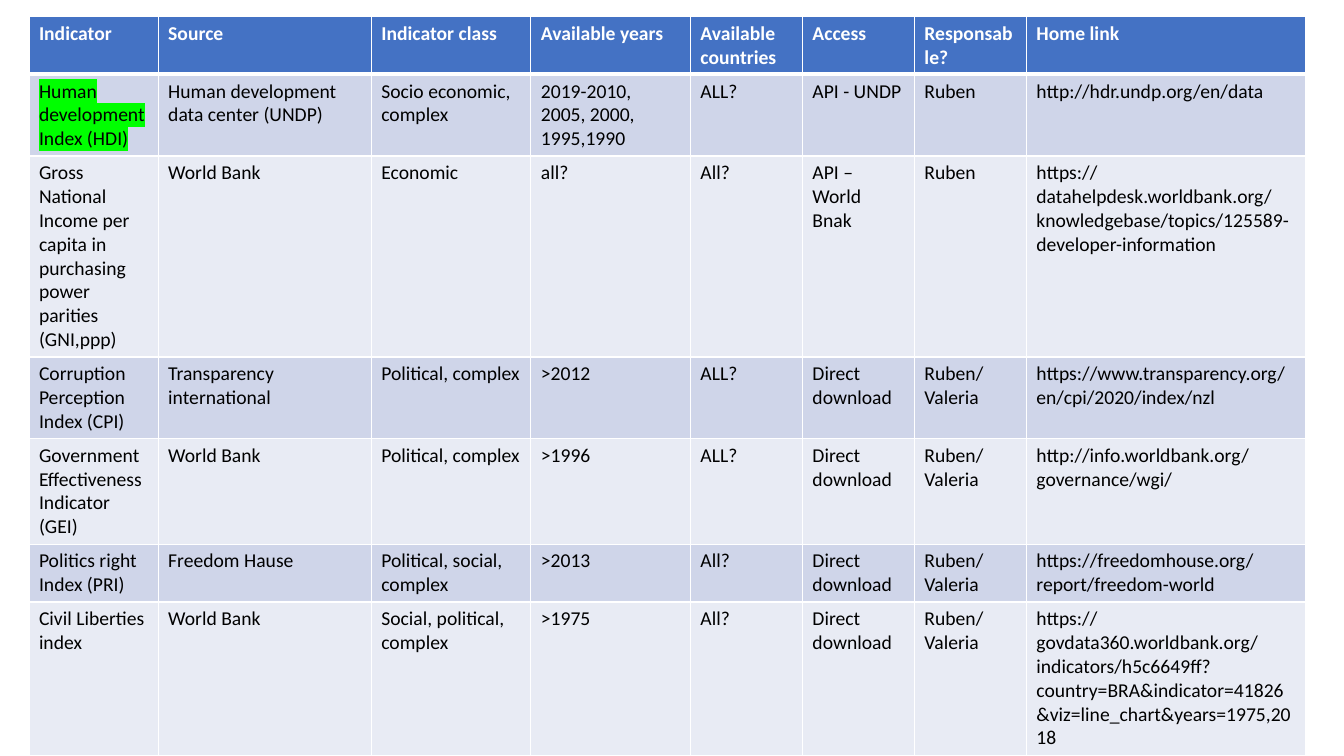
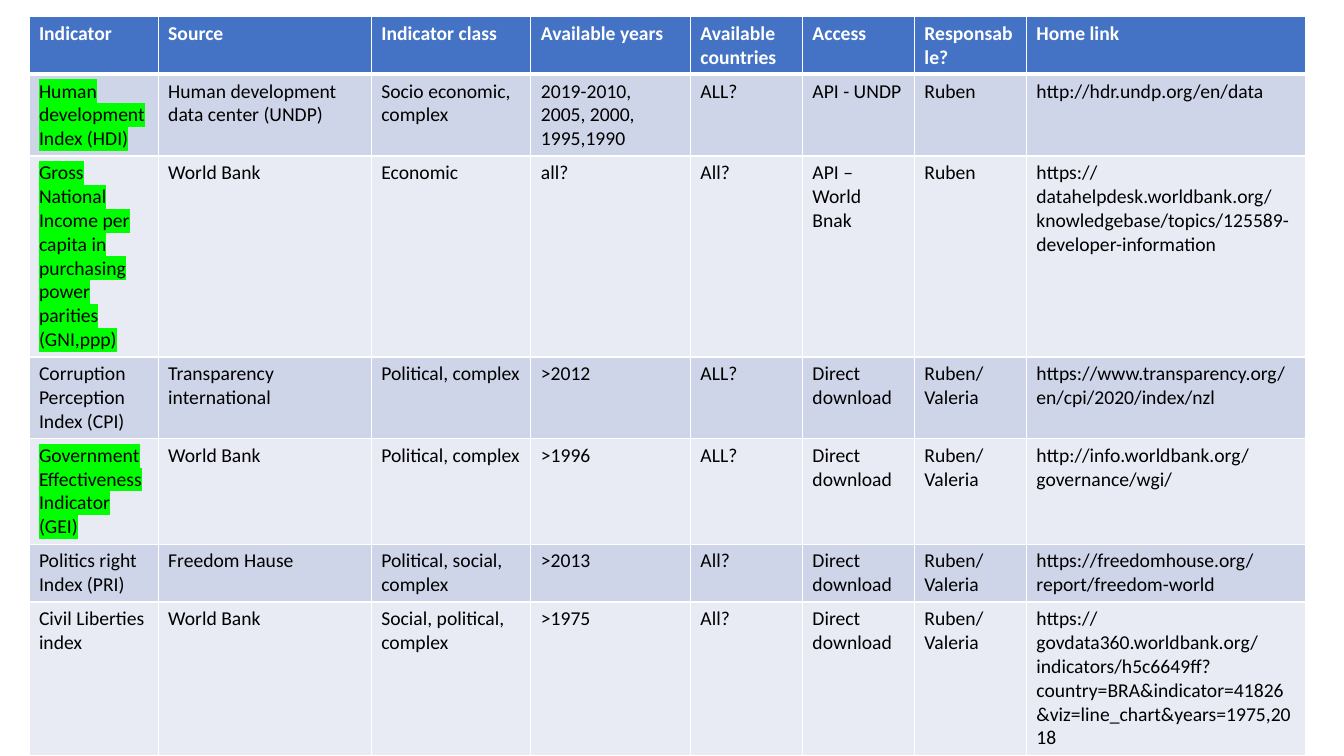
Before and after one commit to rjlopez2/ADS-_CAS_Bern_2020, a slide deck: slide 2 of Projects/M3/Project.pptx. Drawn at 1344x756 pixels with LibreOffice and Linux fonts; fonts in the diff are those of the drawing. Boxes give left, top, right and bottom in pixels: in the first picture for what was removed or moved away, otherwise in the second. Text is boxed around its words. In the diff, an @@ line names an element or a change of style, - is before the commit and + after.

```diff
--- a/Projects/M3/Project.pptx
+++ b/Projects/M3/Project.pptx
@@ table at [29, 16, 1305, 728] @@
@@ highlight none to #00FF00 in "Gross National Income per capita in purchasing ...", "Government Effectiveness Indicator (GEI)" @@
```
Also in this commit, not shown: 21 other files.
